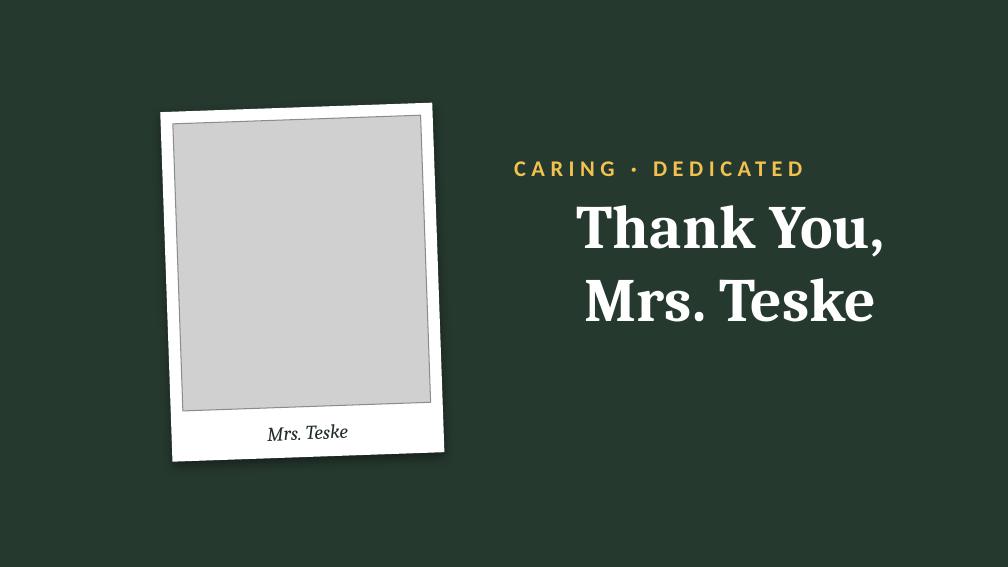
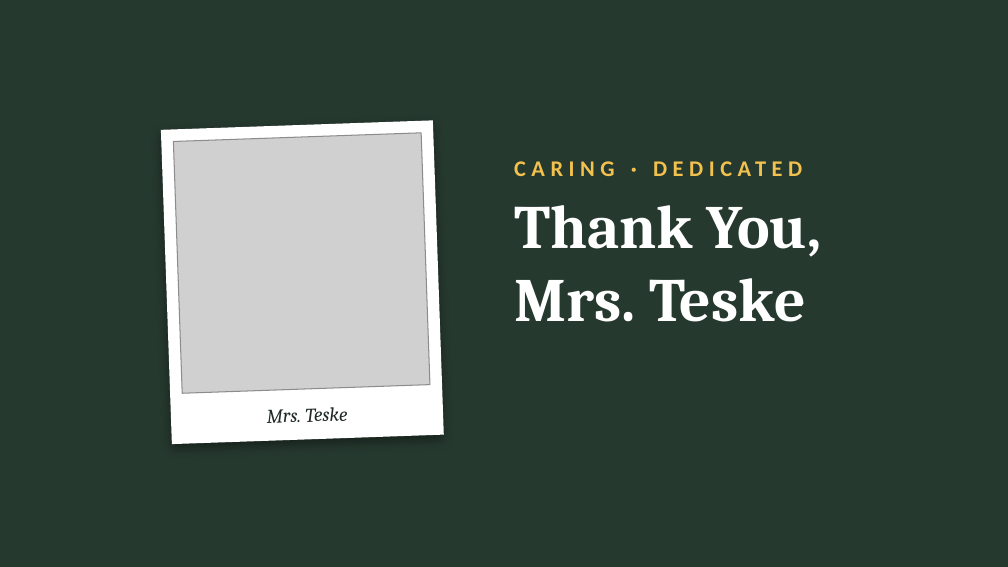
Before and after one commit to orangejack9christian/Claude-etc, a slide deck: slide 6 of tribute-speech/Tribute_Speech_Mrs_Teske.pptx. Drawn at 1008x567 pixels with LibreOffice and Linux fonts; fonts in the diff are those of the drawing; grey boxes stand for pictures. Boxes give left, top, right and bottom in pixels: in the first picture for what was removed or moved away, otherwise in the second. Text is boxed around its words. In the diff, an @@ line names an element or a change of style, - is before the commit and + after.

```diff
--- a/tribute-speech/Tribute_Speech_Mrs_Teske.pptx
+++ b/tribute-speech/Tribute_Speech_Mrs_Teske.pptx
@@ rectangle: place and size @@
-rectangle at [160, 102, 445, 461]
+rectangle at [161, 120, 444, 444]
@@ picture: place and size @@
-picture at [172, 116, 430, 411]
+picture at [173, 133, 430, 393]
@@ title "Thank You, Mrs. Teske" at [514, 205, 822, 322]: alignment centre to left @@
@@ text "Mrs. Teske": place and size @@
-text "Mrs. Teske" at [267, 424, 348, 441]
+text "Mrs. Teske" at [267, 407, 348, 423]
```
Also in this commit, not shown: 5 other slides changed, 2 other files.
